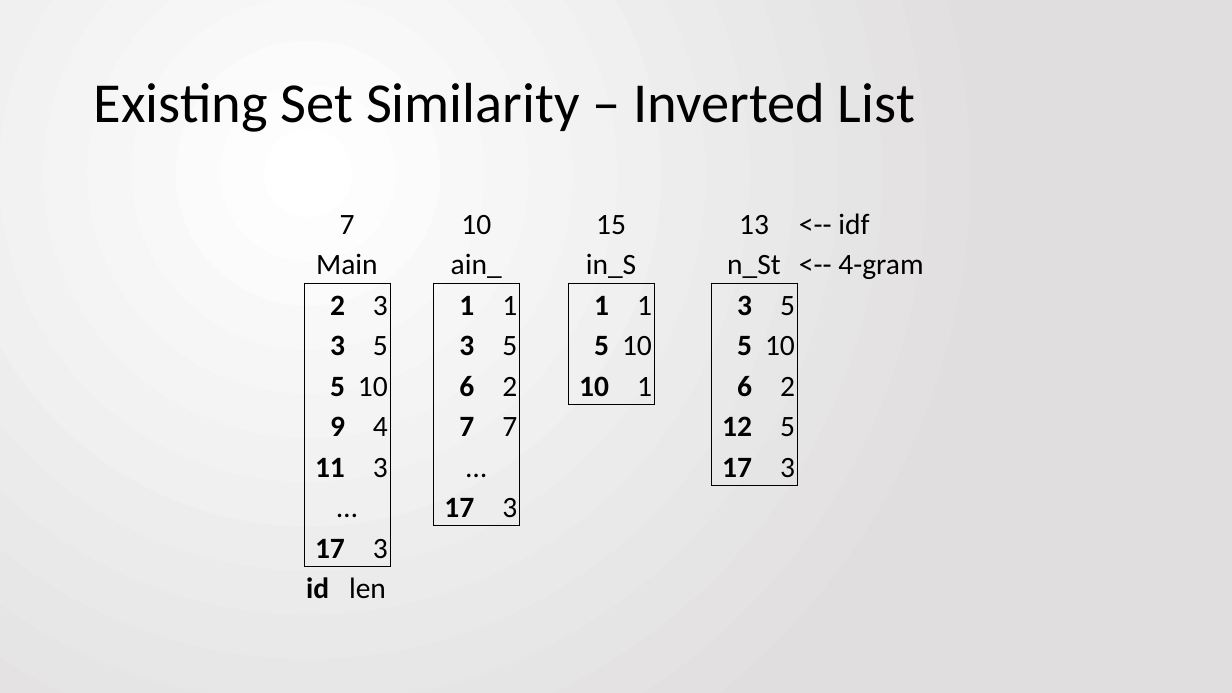
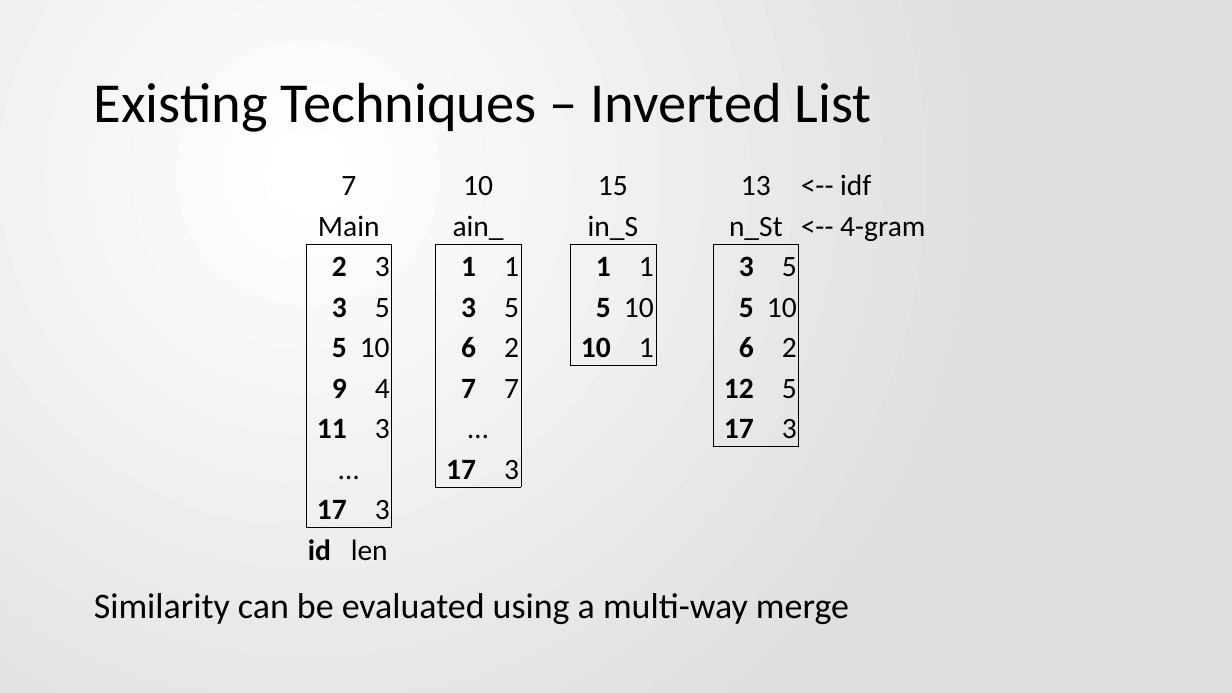
Before and after one commit to jbfitz/EECS405, a slide deck: slide 8 of Paper Presentation/EECS405.PattersonFitzpatrick.PaperPresentation.pptx (slide 7 before the commit). Drawn at 1232x693 pixels with LibreOffice and Linux fonts; fonts in the diff are those of the drawing. Boxes give left, top, right and bottom in pixels: in the first picture for what was removed or moved away, otherwise in the second. Text is boxed around its words. In the diff, an @@ line names an element or a change of style, - is before the commit and + after.

```diff
--- a/Paper Presentation/EECS405.PattersonFitzpatrick.PaperPresentation.pptx
+++ b/Paper Presentation/EECS405.PattersonFitzpatrick.PaperPresentation.pptx
@@ title at [94, 82, 872, 132]: text changed @@
-Existing Set Similarity – Inverted List
+Existing Techniques – Inverted List
@@ table: place and size @@
-table at [304, 201, 924, 606]
+table at [306, 164, 926, 568]
@@ text added at [94, 593, 849, 624], 28 pt, text #000000 @@
+Similarity can be evaluated using a multi-way merge
```
Also in this commit, not shown: 8 other slides changed, 5 slides added, 1 slide removed.
